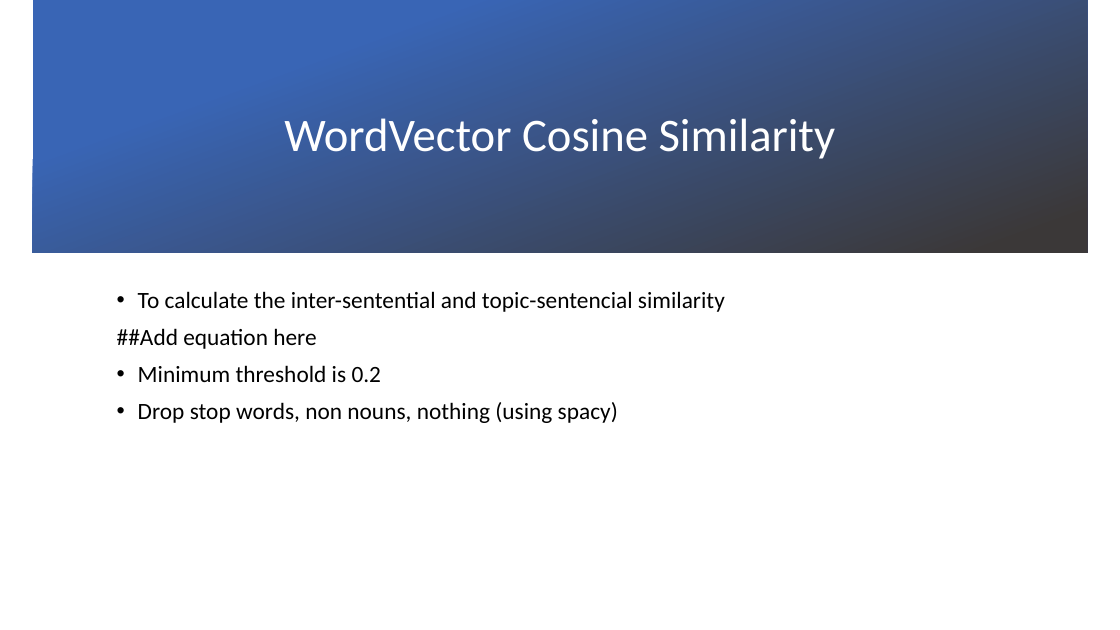
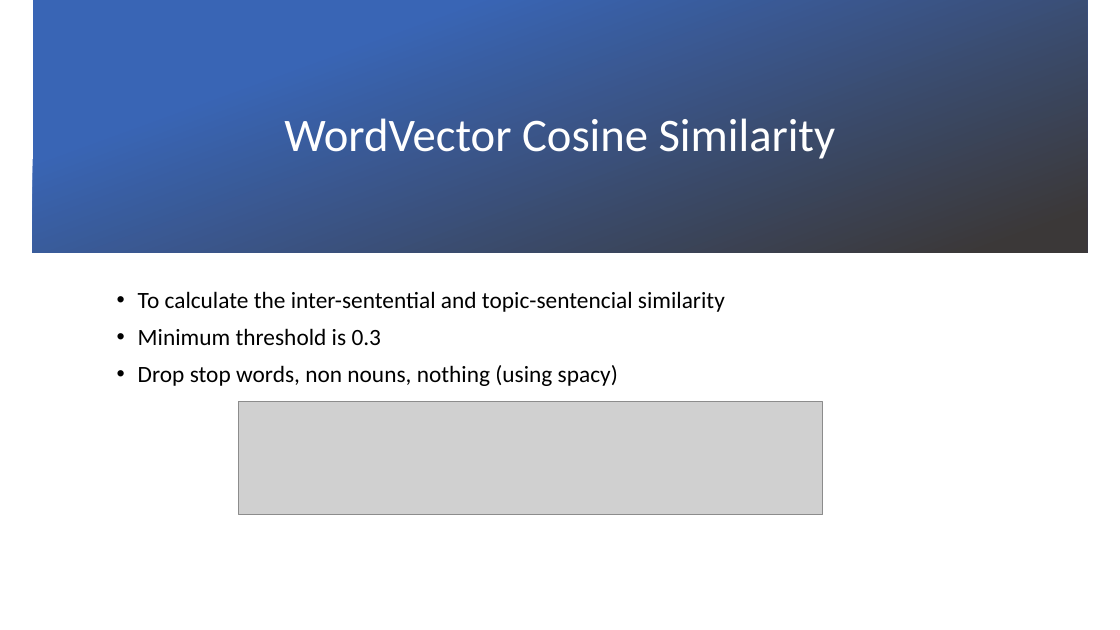
Before and after one commit to cadiem/LING573SP20, a slide deck: slide 7 of doc/D2.pptx (slide 6 before the commit). Drawn at 1120x630 pixels with LibreOffice and Linux fonts; fonts in the diff are those of the drawing; grey boxes stand for pictures; background and template pictures are left out. Boxes give left, top, right and bottom in pixels: in the first picture for what was removed or moved away, otherwise in the second. Text is boxed around its words. In the diff, an @@ line names an element or a change of style, - is before the commit and + after.

```diff
--- a/doc/D2.pptx
+++ b/doc/D2.pptx
@@ text at (x1=138, y1=328, x2=382, y2=345): text changed @@
-##Add equation here
-• Minimum threshold is 0.2
+• Minimum threshold is 0.3
@@ picture added at (x1=239, y1=402, x2=823, y2=514) @@
```
Also in this commit, not shown: 11 other slides changed, 3 slides added, 2 slides removed, 1 other file.
